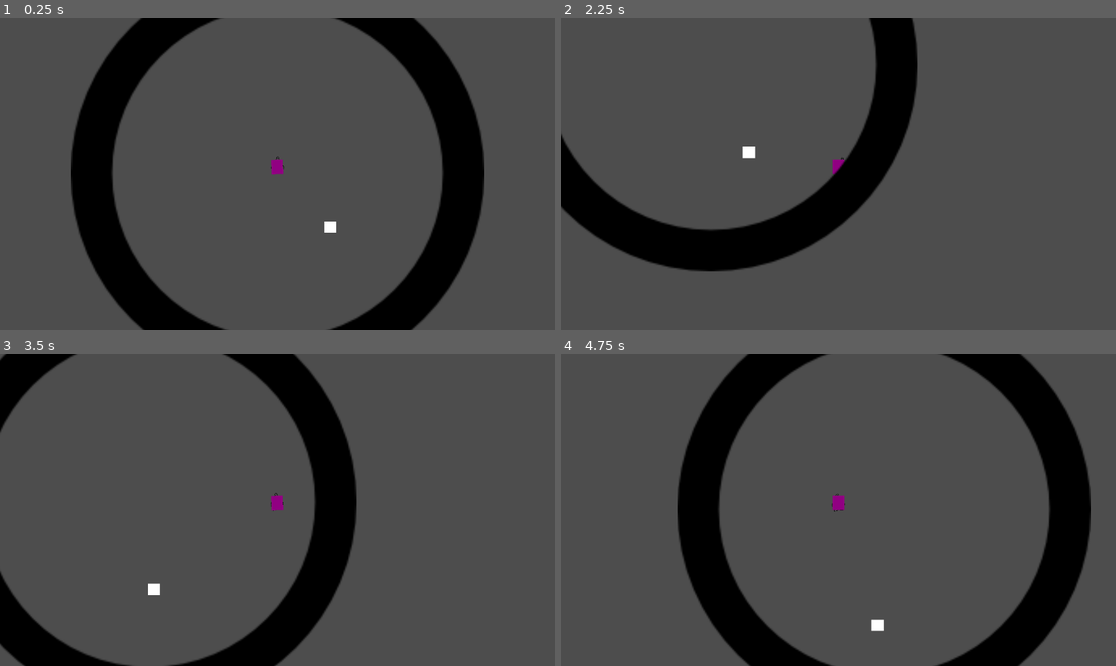
Above: before the commit, frames 1-4 (two rows, left to right).
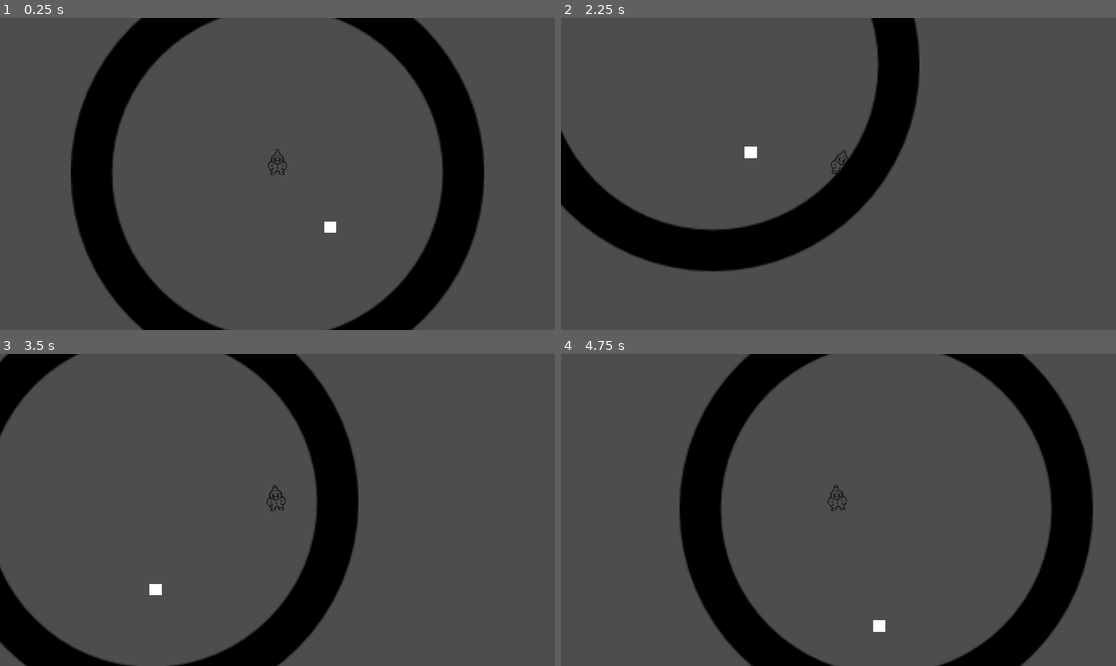
Above: after the commit, the same moments.

Repository: Belphonz/GlobalGameJam2024
Game: Godot game, scene res://scenes/MainScene.tscn
Same seed, same stepped clock (60 frames per second), same inputs: the game is played once before the commit and once after it.
Inputs (mouse positions are in pixels of both pictures, inside the frame that each line leads up to):
- Up to frame 1 (0.25 s): no input
- Up to frame 2 (2.25 s): move the mouse to (960, 158) at 0.52 s; hold D (move_right) 0.53-1.28 s; move the mouse to (727, 189) at 1.27 s; hold S (move_down) 1.28-2.03 s; move the mouse to (894, 105) at 2.02 s; hold D (move_right) from 2.03 s (still down)
- Up to frame 3 (3.5 s): move the mouse to (249, 572) at 2.77 s; release D (move_right) at 2.78 s; hold W (move_up) from 2.78 s (still down)
- Up to frame 4 (4.75 s): move the mouse to (1005, 556) at 3.52 s; release W (move_up) at 3.53 s; hold A (move_left) from 3.53 s (still down); move the mouse to (672, 463) at 4.27 s

The runs differ from the first frame. In frame 1, 0.1% of the frame differs, in the area x 48-52%, y 42-51%; in frame 2, 1.1%; in frame 3, 1.5%; in frame 4, 2.2%, in the area x 21-96%, y 0-100%.

Commit message:
Added all the Changes from PlayerBounce

Diff:
--- a/elements/player.tscn
+++ b/elements/player.tscn
@@ -13,10 +13,10 @@
 script = ExtResource("1_anuxd")
 
 [node name="PlayerSprite" type="Sprite2D" parent="."]
-position = Vector2(0, -1.01114)
+position = Vector2(0, -1.51671)
 scale = Vector2(0.0105119, 0.0107214)
 texture = ExtResource("2_71bxx")
-offset = Vector2(4.85879, -855.432)
+offset = Vector2(4.85879, -808.277)
 
 [node name="Camera2D" type="Camera2D" parent="."]
 
@@ -28,6 +28,7 @@
 shape = SubResource("CapsuleShape2D_uvbos")
 
 [node name="PlayerSprite2" type="Sprite2D" parent="PlayerCollider"]
+visible = false
 modulate = Color(0.568627, 0, 0.509804, 1)
 position = Vector2(-0.665385, 9.44534)
 scale = Vector2(0.0533333, 0.0675)
--- a/scenes/MainScene.tscn
+++ b/scenes/MainScene.tscn
@@ -1,12 +1,13 @@
-[gd_scene load_steps=4 format=3 uid="uid://cjbyx4hiq874j"]
+[gd_scene load_steps=4 format=3 uid="uid://6ubdys2mshhp"]
 
-[ext_resource type="PackedScene" uid="uid://bce50lylylis" path="res://scenes/Stage.tscn" id="1_eong5"]
+[ext_resource type="PackedScene" uid="uid://shkw5ab00lsl" path="res://scenes/Stage.tscn" id="1_eong5"]
 [ext_resource type="PackedScene" uid="uid://dqwi7ki8bncgk" path="res://elements/player.tscn" id="2_rnxx0"]
 [ext_resource type="PackedScene" uid="uid://b1ma2y6clm8hm" path="res://elements/enemies/enemyManager.tscn" id="3_i7k7l"]
 
 [node name="Main" type="Node2D"]
 
 [node name="Player" parent="." instance=ExtResource("2_rnxx0")]
+scale = Vector2(2.9415, 2.9415)
 
 [node name="EnemyManager" parent="." instance=ExtResource("3_i7k7l")]
 
